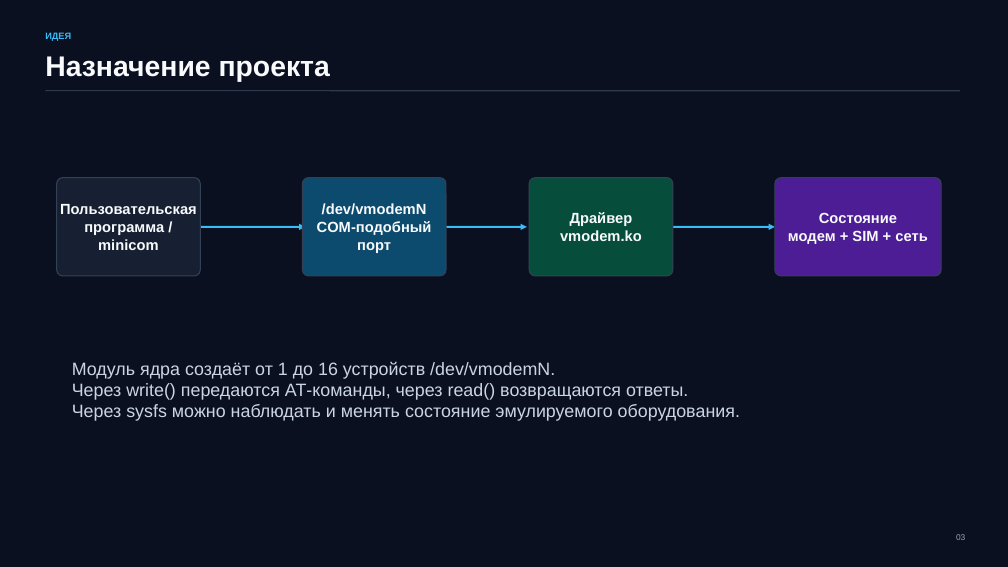
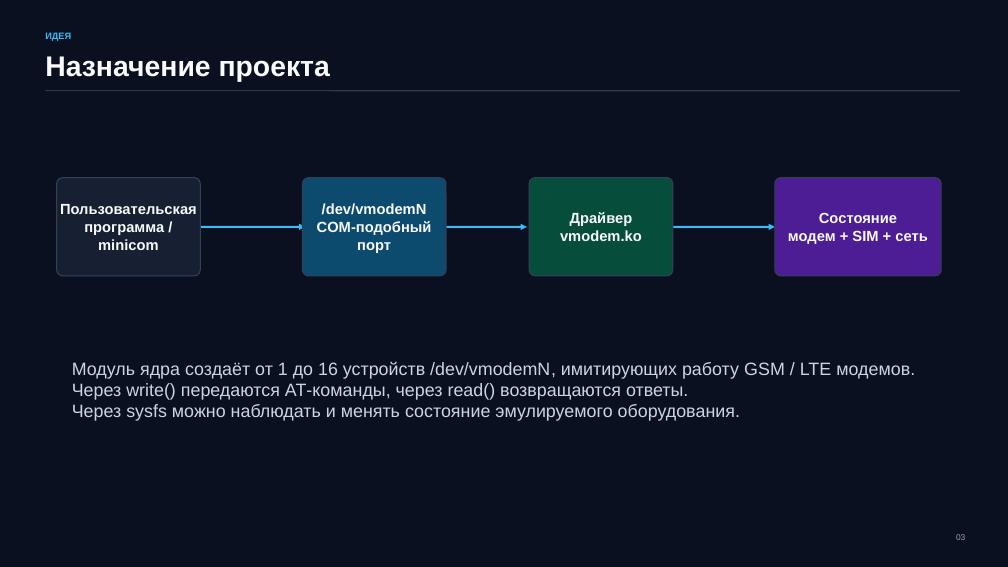
Before and after one commit to chdv7/LinuxKernel, a slide deck: slide 3 of DRV/vmodem_driver_presentation_clean.pptx. Drawn at 1008x567 pixels with LibreOffice and Linux fonts; fonts in the diff are those of the drawing. Boxes give left, top, right and bottom in pixels: in the first picture for what was removed or moved away, otherwise in the second. Text is boxed around its words. In the diff, an @@ line names an element or a change of style, - is before the commit and + after.

Commit message:
DRV: Presentation - 2

```diff
--- a/DRV/vmodem_driver_presentation_clean.pptx
+++ b/DRV/vmodem_driver_presentation_clean.pptx
@@ text at (72,362,915,379): text changed @@
-Модуль ядра создаёт от 1 до 16 устройств /dev/vmodemN.
+Модуль ядра создаёт от 1 до 16 устройств /dev/vmodemN, имитирующих работу GSM / LTE модемов.
```
